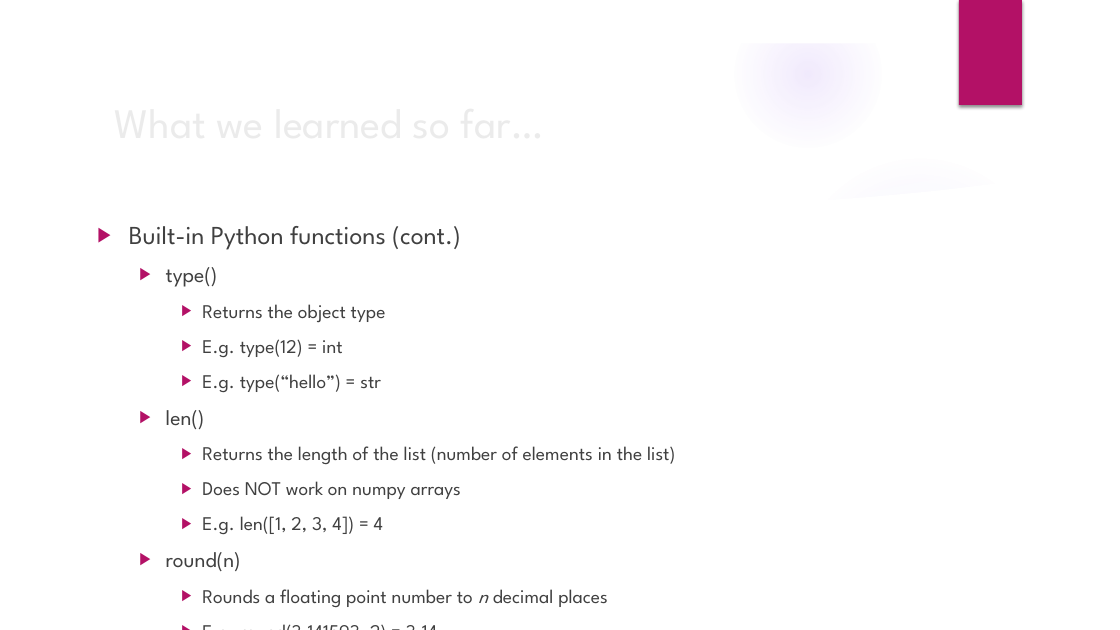
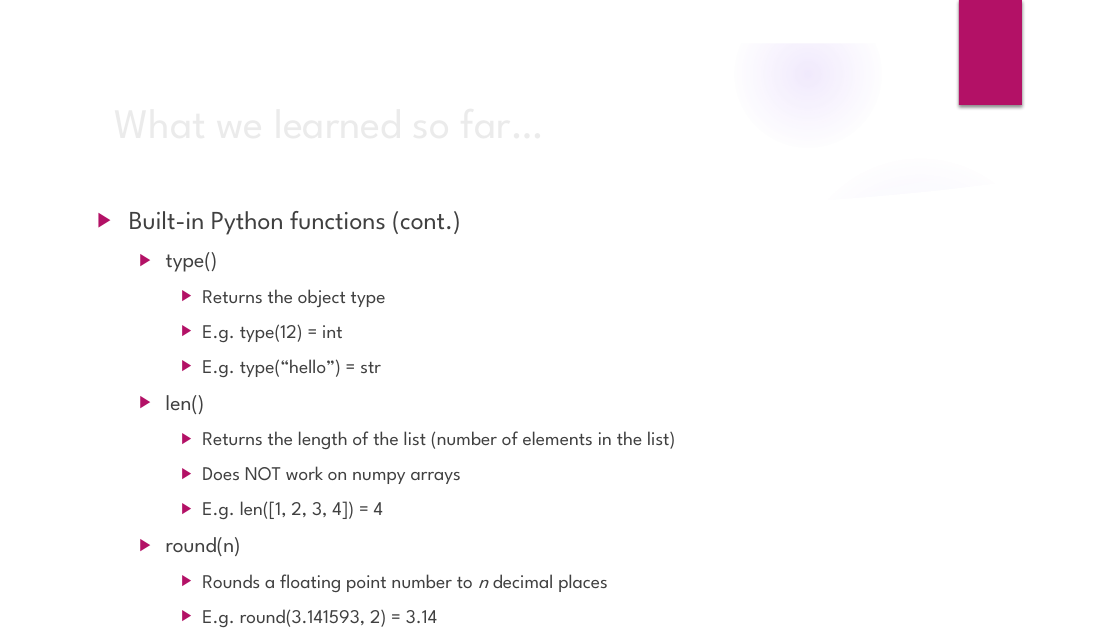
Before and after one commit to ameboileau/Intro-to-Python, a slide deck: slide 7 of PPTs/Week5.pptx. Drawn at 1120x630 pixels with LibreOffice and Linux fonts; fonts in the diff are those of the drawing; background and template pictures are left out. Boxes give left, top, right and bottom in pixels: in the first picture for what was removed or moved away, otherwise in the second. Text is boxed around its words. In the diff, an @@ line names an element or a change of style, - is before the commit and + after.

```diff
--- a/PPTs/Week5.pptx
+++ b/PPTs/Week5.pptx
@@ text "Built-in Python functions (cont.)" rewrapped from [129,226,675,607] to [129,211,675,627] @@
```
Also in this commit, not shown: 4 other slides changed, 6 other files.
